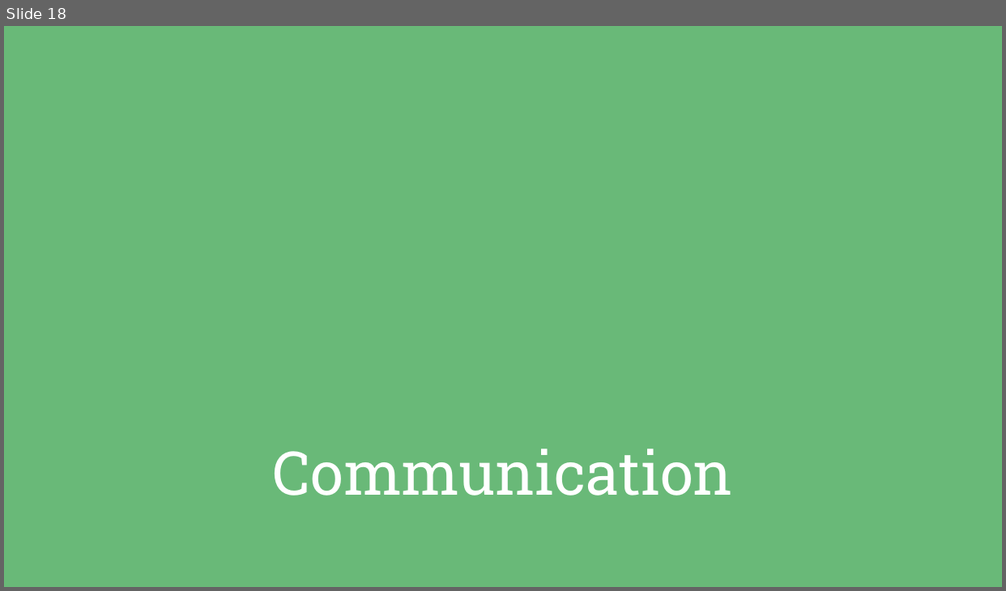
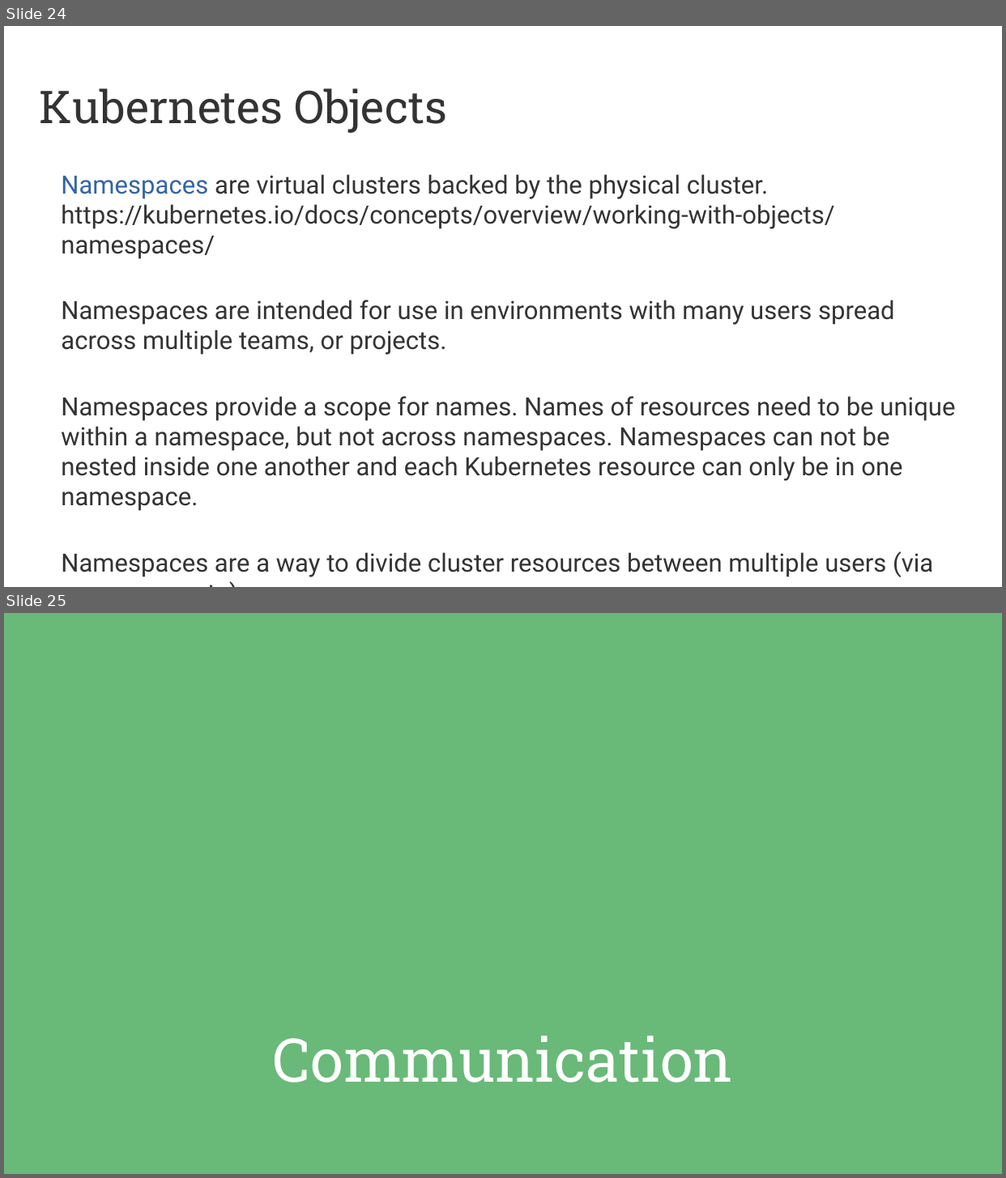
Before and after one commit to puzzle/kubernetes-techlab, a slide deck: presentation/introduction.odp. Shown one above the other, each under a label of ours: slide 18 before the commit, slides 24 and 25 after it. The pictures are 1006x591 and 1006x1178 pixels, drawn with LibreOffice and Linux fonts; fonts in the diff are those of the drawing; background and template pictures are left out. Boxes give left, top, right and bottom in pixels: in the first picture for what was removed or moved away, otherwise in the second. Text is boxed around its words. In the diff, an @@ line names an element or a change of style, - is before the commit and + after.

```diff
--- a/presentation/introduction.odp
+++ b/presentation/introduction.odp
@@ slide 24 added at (4,26,1002,587), background #FFFFFF @@
@@ title added at (40,88,448,133), 36 pt, text #333333 @@
+Kubernetes Objects
@@ text added at (61,174,955,578), 20 pt, text #333333 @@
+Namespaces are virtual clusters backed by the physical cluster. https://kubernetes.io/docs/concepts/overview/working-with-objects/namespaces/
+Namespaces are intended for use in environments with many users spread across multiple teams, or projects.
+Namespaces provide a scope for names. Names of resources need to be unique within a namespace, but not across namespaces. Namespaces can not be nested inside one another and each Kubernetes resource can only be in one namespace.
+Namespaces are a way to divide cluster resources between multiple users (via resource quota).
@@ what was slide 18 is now slide 25 @@
```
Also in this commit, not shown: 5 slides changed, 9 other slides added, 12 slides removed, 2 other files.
